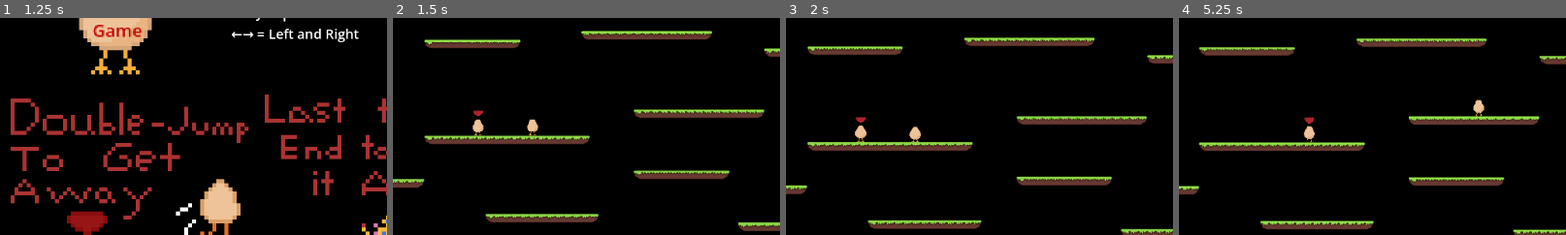
Above: before the commit, frames 1-4 (left to right).
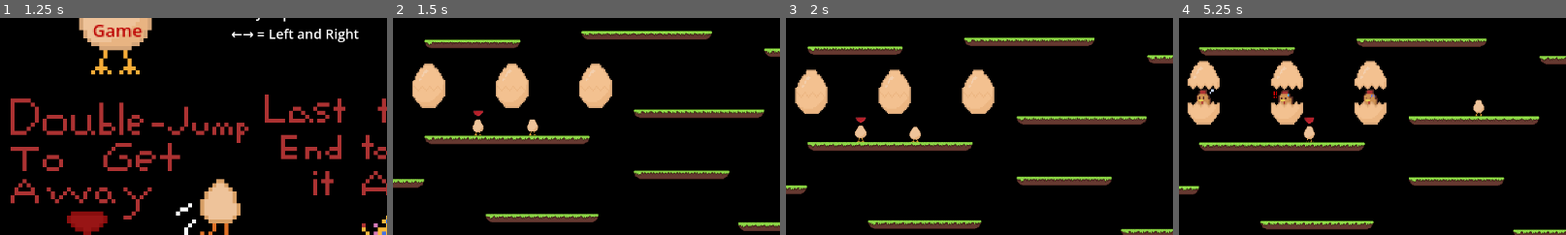
Above: after the commit, the same moments.

Repository: Joseph-R-21139/Teg
Game: Godot game, scene res://Scenes/main_menu.tscn
Same seed, same stepped clock (60 frames per second), same inputs: the game is played once before the commit and once after it.
Inputs:
- Up to frame 1 (1.25 s): click "Play game" at 0.5 s
- Up to frame 2 (1.5 s): click "Start Game" at 1.25 s
- Up to frame 3 (2 s): no input
- Up to frame 4 (5.25 s): hold D (player_1_right) 2.03-3.53 s; tap Left (player_2_left) at 2.1, 4.35 s; tap W (player_1_up) at 2.27, 3.02, 4.52 s; tap Right (player_2_right) at 2.85, 5.1 s; hold A (player_1_left) 3.53-4.28 s; tap Up (player_2_up) at 3.6 s; hold D (player_1_right) from 4.28 s (still down)
The pictures show only the part of the screen within x 34-83%, y 24-74%; the shares and areas given below are measured in that part.

Frame 1 is identical in both runs. In frame 2, 4.2% of the frame differs, in the area x 5-57%, y 20-42%; in frame 3, 4.1%; in frame 4, 5.4%, in the area x 2-54%, y 19-50%.

Commit message:
Start timer final
Finished the start of the match countdown

Diff:
--- a/Scenes/play_stage_forrest.tscn
+++ b/Scenes/play_stage_forrest.tscn
@@ -3,8 +3,9 @@
 [ext_resource type="Script" uid="uid://ccu8r7625rxbu" path="res://Scripts/play_stage_forrest.gd" id="1_8vsmm"]
 [ext_resource type="Texture2D" uid="uid://dk802yk26yor4" path="res://Sprites/Forest Tileset.png" id="1_74ui5"]
 [ext_resource type="PackedScene" uid="uid://dro33ap1yje6k" path="res://Scenes/player_base.tscn" id="2_koq2v"]
+[ext_resource type="Texture2D" uid="uid://3w1xfbw3ifk0" path="res://Scripts/new_joseph_sprite.png" id="3_do1k0"]
 [ext_resource type="Script" uid="uid://ce1dmd4iiexfl" path="res://Scripts/camera_2d.gd" id="3_rx7qk"]
-[ext_resource type="Script" uid="uid://daxaanjl2v2rf" path="res://Scenes/start_timer.gd" id="4_1ji7x"]
+[ext_resource type="Script" uid="uid://daxaanjl2v2rf" path="res://Scripts/start_timer.gd" id="4_1ji7x"]
 
 [sub_resource type="TileSetAtlasSource" id="TileSetAtlasSource_koq2v"]
 texture = ExtResource("1_74ui5")
@@ -617,6 +618,43 @@
 physics_layer_0/collision_layer = 1
 sources/0 = SubResource("TileSetAtlasSource_koq2v")
 
+[sub_resource type="Animation" id="Animation_b178s"]
+length = 0.001
+tracks/0/type = "value"
+tracks/0/imported = false
+tracks/0/enabled = true
+tracks/0/path = NodePath("../VISUAL_ASSETS/countdown_animation:frame_coords")
+tracks/0/interp = 1
+tracks/0/loop_wrap = true
+tracks/0/keys = {
+"times": PackedFloat32Array(0),
+"transitions": PackedFloat32Array(1),
+"update": 1,
+"values": [Vector2i(0, 0)]
+}
+
+[sub_resource type="Animation" id="Animation_v1t75"]
+resource_name = "start_animation"
+length = 4.266667
+tracks/0/type = "value"
+tracks/0/imported = false
+tracks/0/enabled = true
+tracks/0/path = NodePath("../VISUAL_ASSETS/countdown_animation:frame_coords")
+tracks/0/interp = 1
+tracks/0/loop_wrap = true
+tracks/0/keys = {
+"times": PackedFloat32Array(0, 1, 2, 3),
+"transitions": PackedFloat32Array(1, 1, 1, 1),
+"update": 1,
+"values": [Vector2i(0, 0), Vector2i(1, 0), Vector2i(2, 0), Vector2i(3, 0)]
+}
+
+[sub_resource type="AnimationLibrary" id="AnimationLibrary_2ha53"]
+_data = {
+&"RESET": SubResource("Animation_b178s"),
+&"start_animation": SubResource("Animation_v1t75")
+}
+
 [node name="play_stage_forrest" type="Node2D" unique_id=1847711376]
 script = ExtResource("1_8vsmm")
 
@@ -630,6 +668,17 @@
 
 [node name="VISUAL_ASSETS" type="Node2D" parent="." unique_id=1534038640]
 
+[node name="AnimationPlayer" type="AnimationPlayer" parent="VISUAL_ASSETS" unique_id=1671893560]
+root_node = NodePath("../../TIMERS")
+libraries/ = SubResource("AnimationLibrary_2ha53")
+
+[node name="countdown_animation" type="Sprite2D" parent="VISUAL_ASSETS" unique_id=292582676]
+texture_filter = 1
+position = Vector2(611, 55)
+scale = Vector2(3.2285993, 3.4316404)
+texture = ExtResource("3_do1k0")
+hframes = 4
+
 [node name="player_base" parent="." unique_id=1884741688 instance=ExtResource("2_koq2v")]
 position = Vector2(439, 256)
 scale = Vector2(3, 3)
@@ -637,7 +686,7 @@
 [node name="TIMERS" type="Node2D" parent="." unique_id=1277014750]
 
 [node name="start_timer" type="Timer" parent="TIMERS" unique_id=684966551]
-wait_time = 3.0
+wait_time = 4.0
 one_shot = true
 autostart = true
 script = ExtResource("4_1ji7x")
--- a/Scripts/play_stage_forrest.gd
+++ b/Scripts/play_stage_forrest.gd
@@ -4,7 +4,9 @@
 @onready var timer = $end_timer
 
 func _ready():
-	timer.start()
+	$end_timer.start()
+	$TIMERS/start_timer.start()
+	$VISUAL_ASSETS/AnimationPlayer.play("start_animation")
 
 func time_left():
 	@warning_ignore("shadowed_variable")
@@ -22,4 +24,4 @@
 
 
 func _on_start_timer_timeout() -> void:
-		print("time")
+	$VISUAL_ASSETS/countdown_animation.hide()
Binary file added: Scripts/new_joseph_sprite.png
Not shown, added: Scripts/new_joseph_sprite.png.import
Renamed: Scenes/start_timer.gd -> Scripts/start_timer.gd
Renamed: Scenes/start_timer.gd.uid -> Scripts/start_timer.gd.uid
Binary file added: Sprites/match_start_temp.png
Not shown, added: Sprites/match_start_temp.png.import
